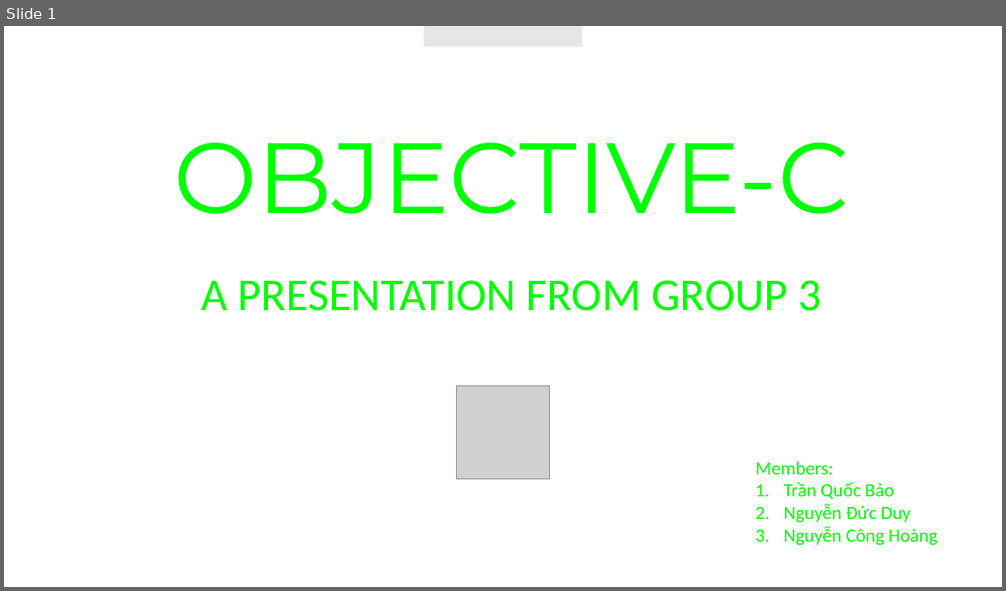
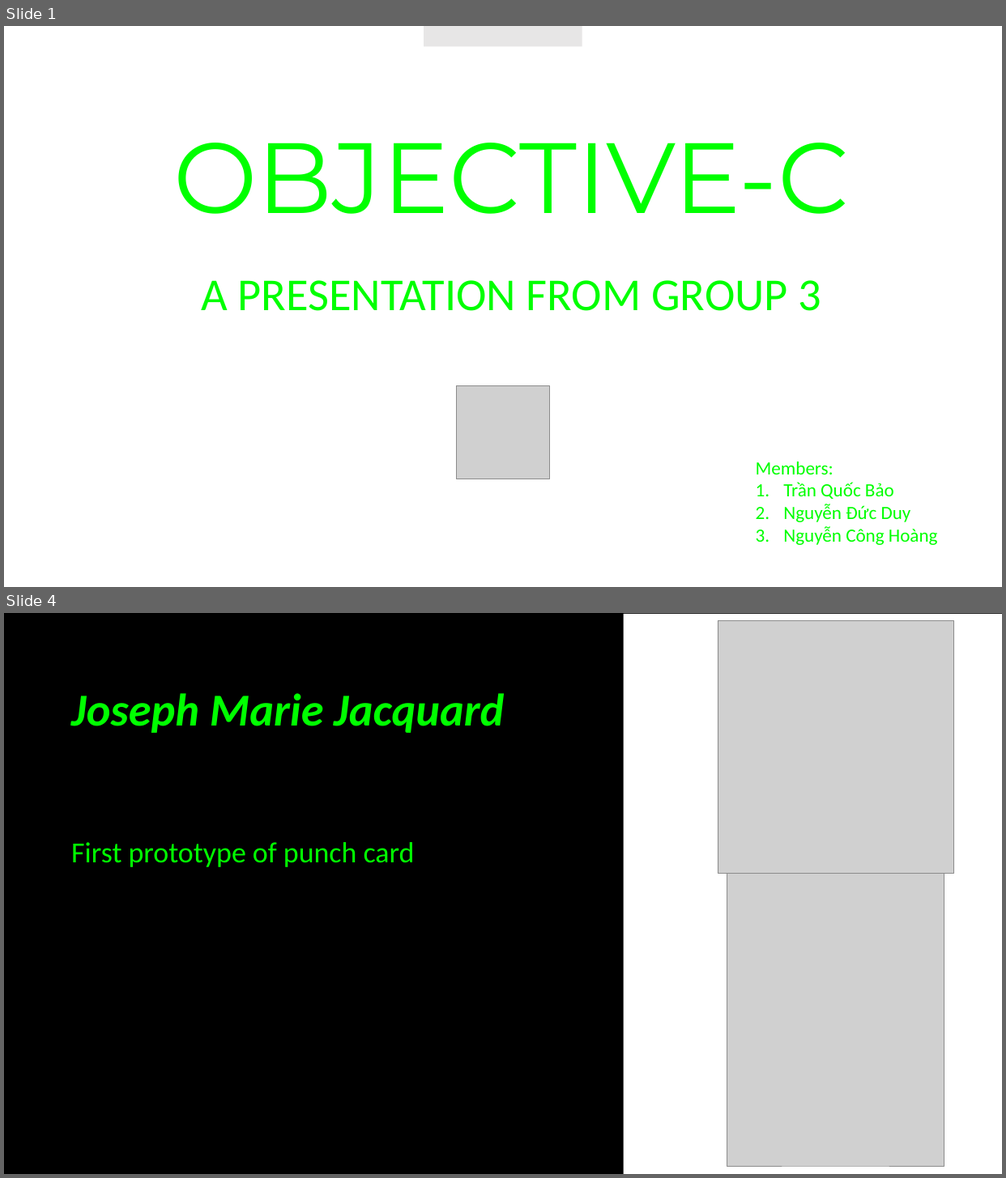
Before and after one commit to JustCodeandChill/Objective-C-presentation, a slide deck: OBJECTIVE-C.pptx. Shown one above the other, each under a label of ours: slide 1 before the commit, slides 1 and 4 after it; the slides between them are not shown. The pictures are 1006x591 and 1006x1178 pixels, drawn with LibreOffice and Linux fonts; fonts in the diff are those of the drawing; grey boxes stand for pictures; background and template pictures are left out. Boxes give left, top, right and bottom in pixels: in the first picture for what was removed or moved away, otherwise in the second. Text is boxed around its words. In the diff, an @@ line names an element or a change of style, - is before the commit and + after.

```diff
--- a/OBJECTIVE-C.pptx
+++ b/OBJECTIVE-C.pptx
@@ slide 4 added at <box>4,613,1002,1174</box>, background #000000 @@
@@ rectangle added at <box>624,614,1002,1174</box>, fill #FFFFFF @@
@@ picture added at <box>718,621,953,874</box> @@
@@ title added at <box>71,693,504,733</box>, 44 pt, text #00FF00, bold, italic @@
+Joseph Marie Jacquard
@@ text added at <box>71,842,415,867</box>, 28 pt, text #00FF00 @@
+First prototype of punch card
@@ picture added at <box>727,874,944,1166</box> @@
```
Also in this commit, not shown: 1 slide changed, 63 other slides added.
